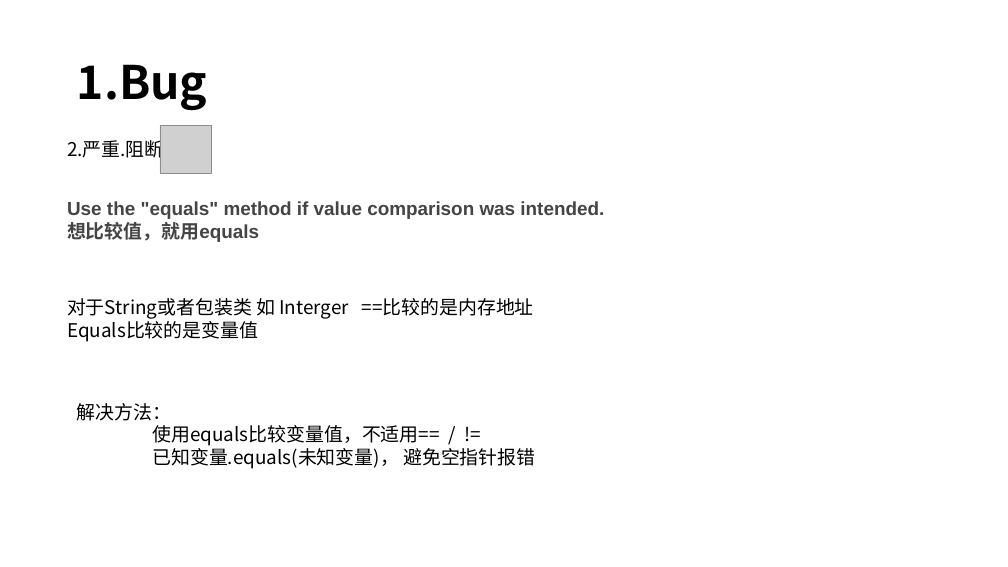
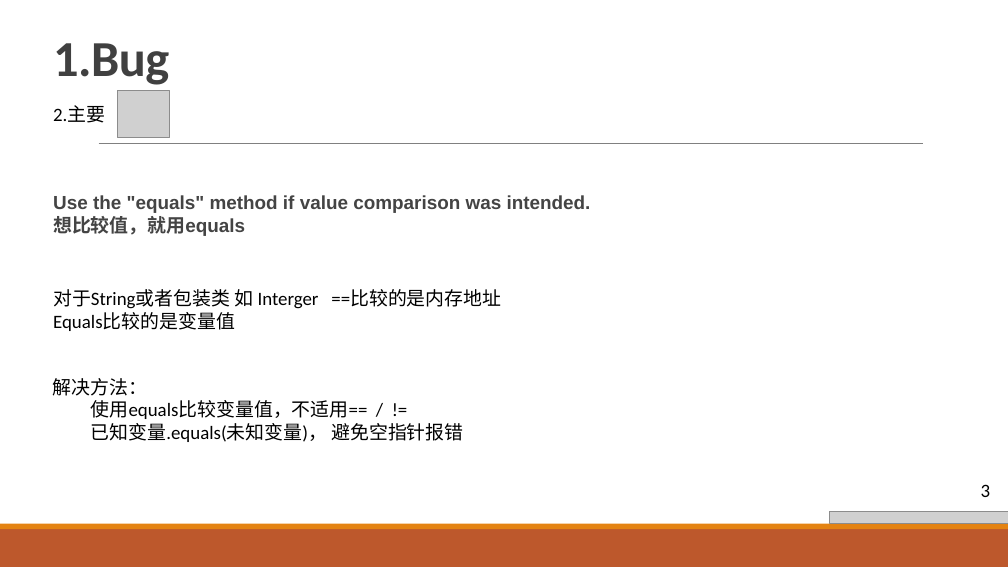
Before and after one commit to yuanbaojian/personMultipleProject, a slide deck: slide 4 of src/main/resources/File/sonarQube扫描问题.pptx. Drawn at 1008x567 pixels with LibreOffice and Linux fonts; fonts in the diff are those of the drawing; grey boxes stand for pictures. Boxes give left, top, right and bottom in pixels: in the first picture for what was removed or moved away, otherwise in the second. Text is boxed around its words. In the diff, an @@ line names an element or a change of style, - is before the commit and + after.

```diff
--- a/src/main/resources/File/sonarQube扫描问题.pptx
+++ b/src/main/resources/File/sonarQube扫描问题.pptx
@@ title "1.Bug": place and size @@
-title "1.Bug" at bbox=[77, 64, 208, 111]
+title "1.Bug" at bbox=[53, 43, 169, 85]
@@ title "1.Bug" at bbox=[53, 43, 169, 85]: size 44 to 48 pt, font Noto Sans CJK SC to Calibri, text colour #000000 to #404040, letter spacing 0 to -0.5 pt; line spacing 0.9 to 0.85; vertical alignment middle to bottom @@
@@ text at bbox=[53, 105, 105, 123]: text changed; font Noto Sans CJK SC to Calibri @@
-2.严重.阻断
+2.主要
@@ picture: place and size @@
-picture at bbox=[160, 126, 212, 173]
+picture at bbox=[118, 90, 169, 138]
@@ line added from (99, 144) to (923, 144), #808080 0.5 pt @@
@@ text "Use the "equals" method if ...": place and size @@
-text "Use the "equals" method if ..." at bbox=[67, 201, 604, 242]
+text "Use the "equals" method if ..." at bbox=[53, 195, 591, 236]
@@ text "对于String或者包装类 如 Interger ==比较的是内存地址": place and size @@
-text "对于String或者包装类 如 Interger ==比较的是内存地址" at bbox=[67, 298, 534, 342]
+text "对于String或者包装类 如 Interger ==比较的是内存地址" at bbox=[53, 289, 501, 331]
@@ text "对于String或者包装类 如 Interger ==比较的是内存地址" at bbox=[53, 289, 501, 331]: font Noto Sans CJK SC to Calibri @@
@@ text "解决方法：" at bbox=[53, 378, 463, 442]: font Noto Sans CJK SC to Calibri @@
@@ text "解决方法：": place and size @@
-text "解决方法：" at bbox=[77, 403, 535, 469]
+text "解决方法：" at bbox=[53, 378, 463, 442]
@@ text added at bbox=[981, 484, 991, 497], 18 pt, text #000000 @@
+3
@@ rectangle added at bbox=[0, 529, 1008, 567], fill #BD582C @@
@@ rectangle added at bbox=[0, 524, 1008, 529], fill #E48312 @@
@@ picture added at bbox=[830, 512, 1008, 523] @@
```
Also in this commit, not shown: 19 other slides changed, 4 slides added, 1 slide removed.
